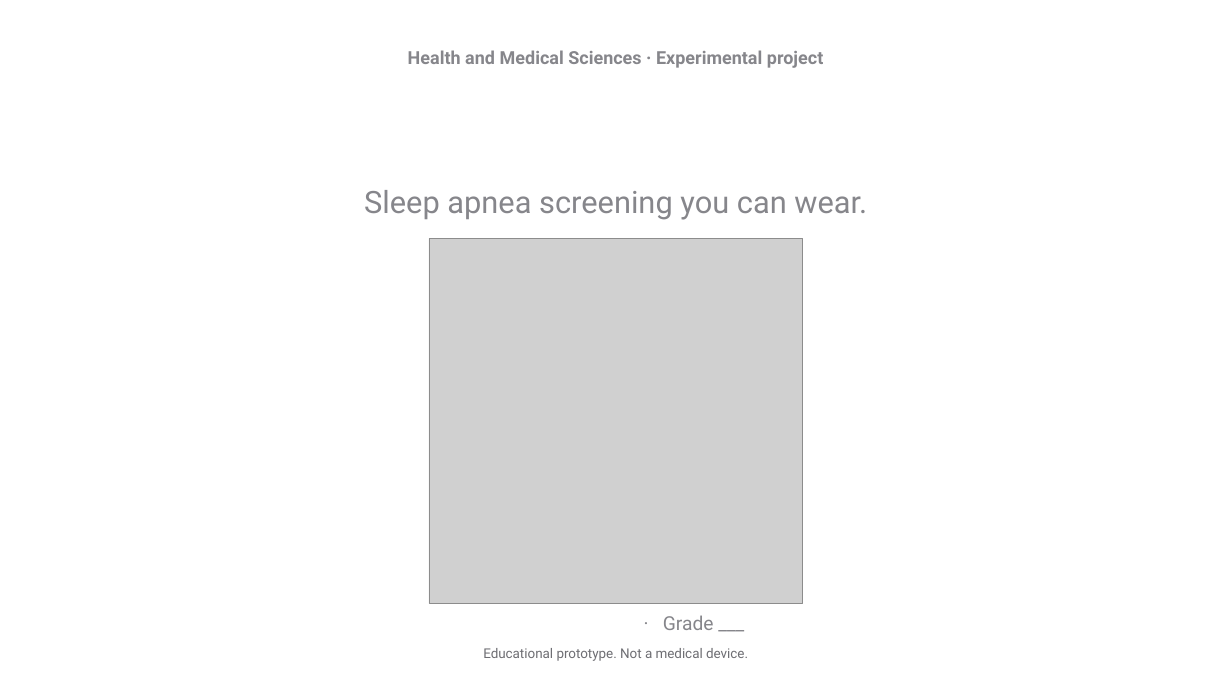
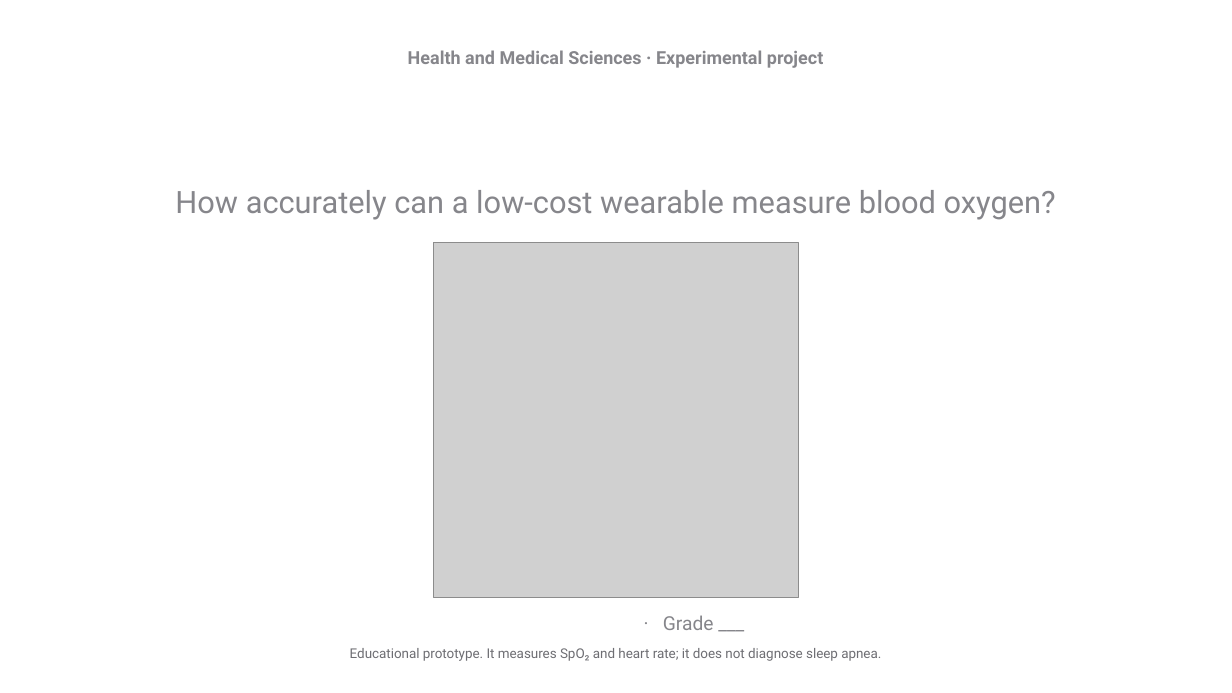
Before and after one commit to gabrielamamanestudent-wq/teetomivV2, a slide deck: slide 1 of science-fair/night-signal/Night_Signal_Presentation.pptx. Drawn at 1232x693 pixels with LibreOffice and Linux fonts; fonts in the diff are those of the drawing; grey boxes stand for pictures; background and template pictures are left out. Boxes give left, top, right and bottom in pixels: in the first picture for what was removed or moved away, otherwise in the second. Text is boxed around its words. In the diff, an @@ line names an element or a change of style, - is before the commit and + after.

```diff
--- a/science-fair/night-signal/Night_Signal_Presentation.pptx
+++ b/science-fair/night-signal/Night_Signal_Presentation.pptx
@@ text at [175, 190, 1056, 220]: text changed @@
-Sleep apnea screening you can wear.
+How accurately can a low-cost wearable measure blood oxygen?
@@ picture: place and size @@
-picture at [429, 238, 803, 604]
+picture at [433, 242, 798, 598]
@@ text at [350, 648, 881, 661]: text changed @@
-Educational prototype. Not a medical device.
+Educational prototype. It measures SpO₂ and heart rate; it does not diagnose sleep apnea.
```
Also in this commit, not shown: 11 other slides changed, 6 slides added, 6 slides removed, 41 other files.
